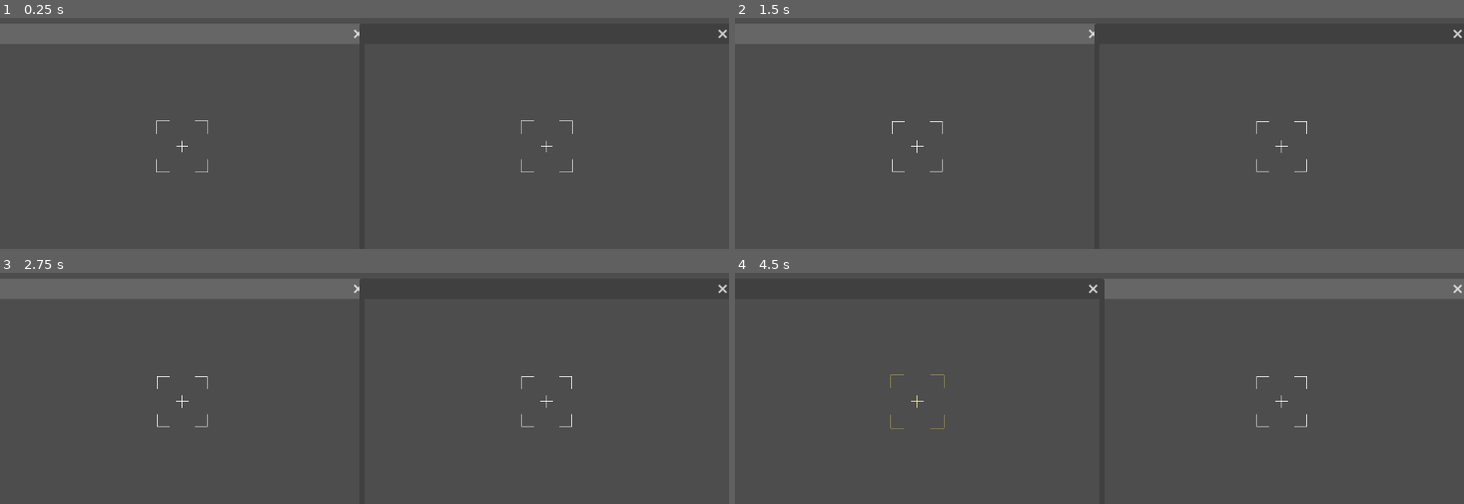
Above: before the commit, frames 1-4 (two rows, left to right).
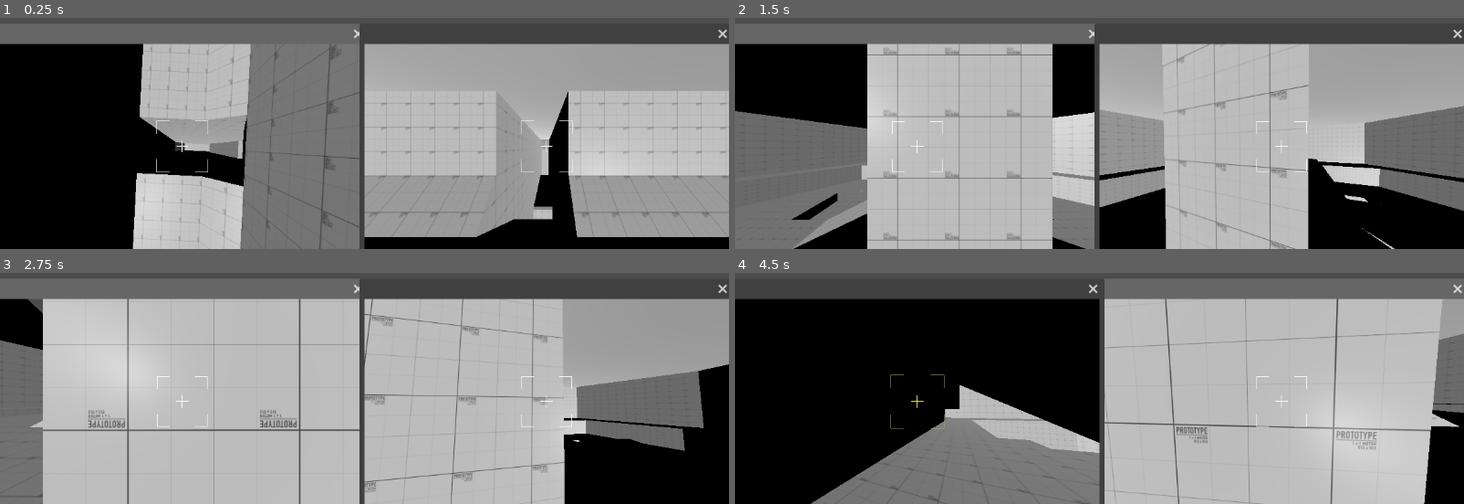
Above: after the commit, the same moments.

Repository: TuniTem/GGJ-2026-cutout
Game: Godot game, scene res://scenes/mp_scene.tscn
Same seed, same stepped clock (60 frames per second), same inputs: the game is played once before the commit and once after it. This scene is started directly instead of the project's main scene.
Inputs (mouse positions are in pixels of both pictures, inside the frame that each line leads up to):
- Up to frame 1 (0.25 s): no input
- Up to frame 2 (1.5 s): move the mouse to (1135, 43) at 0.52 s; hold Mouse wheel up (grow) 0.53-1.28 s; hold W (forward) from 0.53 s (still down); tap Space (jump) at 0.77 s; move the mouse to (1063, 45) at 1.27 s; tap Mouse wheel down (hole) at 1.35 s
- Up to frame 3 (2.75 s): keep holding W (forward); tap Space (jump) at 1.52 s; move the mouse to (379, 291) at 2.02 s; hold Ctrl (movement_ctrl) from 2.03 s (still down)
- Up to frame 4 (4.5 s): keep holding W (forward); tap Enter at 2.75 s; move the mouse to (1092, 305) at 2.77 s; release Ctrl (movement_ctrl) at 2.78 s; click (1092, 305) at 2.85 s; tap Space (jump) at 3.02, 3.77 s; move the mouse to (1150, 303) at 3.52 s; hold Shift (slide) 3.53-4.28 s; move the mouse to (1041, 293) at 4.27 s; right-click (1041, 293) at 4.35 s

The runs differ from the first frame. In frame 1, 87% of the frame differs, in the area x 0-100%, y 11-100%; in frame 2, 87%; in frame 3, 87%; in frame 4, 88%.
Error before the commit: Cannot call method 'add_child' on a null value. (res://entities/player/player.gd:321)

Commit message:
Got game winning working on all windows

Diff:
--- a/manager/splitscreen_manager.gd
+++ b/manager/splitscreen_manager.gd
@@ -9,17 +9,43 @@
 	preload("uid://hsqifgs8wgiq")
 ]
 
-@export var USE_SUBWINDOWS = false
-
 @onready
 var GRID_CONTAINER = $GridContainer
 
+var windows = []
+
 func _init() -> void:
 	Signals.start_splitscreen.connect(_on_start_splitscreen)
+	Signals.game_win.connect(_on_game_win)
 	pass
 
 func _ready() -> void:
 	Signals.start_splitscreen.emit(Global.player_count, Global.use_subwindows)
+
+func _on_game_win():
+	#Delete all players
+	for player in Global.players:
+		player.queue_free()
+
+	if(!Global.use_subwindows):
+		get_tree().change_scene_to_packed(GameManger.WINSCREEN)
+		return
+		pass
+
+	#load up the scene on to all windows
+	for window in windows:
+		var winscreen = GameManger.WINSCREEN.instantiate()
+		window.add_child(winscreen)
+		# * 1.65 to get to 1920 x 1080
+		# We are gonna scale based on y
+		window.size_changed.connect(
+			func():
+				winscreen.scale = Vector2.ONE * (window.size.x / 1920) * 1.65)
+		#we need to scale to the size of the window
+		await get_tree().process_frame #hella jank
+		winscreen.scale = Vector2.ONE * (window.size.x / 1920.) * 1.65
+		pass
+	pass
 
 func _on_start_splitscreen(player_count : int, use_subwindows : bool) -> void:
 	if use_subwindows:
@@ -54,6 +80,7 @@
 func setup_windows():
 	var resolution = DisplayServer.window_get_size()
 	var window = Window.new()
+	windows.append(window)
 	self.add_child(window)
 	var player : Player = GameManger.spawn_player(Vector3.ZERO, window)
 	var player_number = Global.get_player_number(player)
--- a/scenes/mp_scene.tscn
+++ b/scenes/mp_scene.tscn
@@ -1,10 +1,10 @@
 [gd_scene format=3 uid="uid://byp58l38dnlxb"]
 
-[ext_resource type="PackedScene" uid="uid://d0sycf6dgpbe2" path="res://scenes/splitscreen_view.tscn" id="1_jbumb"]
-[ext_resource type="PackedScene" uid="uid://cp4ywxm8j1i80" path="res://scenes/battleground_inherited.tscn" id="2_kfwv2"]
+[ext_resource type="PackedScene" uid="uid://br3ejq365j4ot" path="res://scenes/splitscreen_view.tscn" id="1_jbumb"]
+[ext_resource type="PackedScene" uid="uid://c2gi6vj24lt6m" path="res://enviroments/battle_ground/battleground.tscn" id="2_f8uj3"]
 
 [node name="2PlayerTest" type="Node" unique_id=945481117]
 
 [node name="SplitscreenView" parent="." unique_id=926730743 instance=ExtResource("1_jbumb")]
 
-[node name="Node3D" parent="." unique_id=996328523 instance=ExtResource("2_kfwv2")]
+[node name="BattleGround" parent="." unique_id=996328523 instance=ExtResource("2_f8uj3")]
--- a/singletons/game_manger.gd
+++ b/singletons/game_manger.gd
@@ -1,36 +1,38 @@
 extends Node
-
-const USING_KEEB : bool = true
-var used_keeb : bool = false
 
 const BASE_PLAYER = preload("uid://4mrowe64i7fu")
 const CROSSHAIR = preload("uid://dvmggulbuak6s")
+const WINSCREEN = preload("uid://crekgrf0q0tww")
+
 var spawnpoints : Array[Vector3]
 
 var scoreboard : Array[int]
 
+@export_category("Add Point")
+@export var add_point : bool :
+	set(value):
+		Signals.player_died.emit(Global.Team.Light)
+
 func _init():
 	Signals.player_died.connect(_on_player_died)
+	scoreboard = [0, 0]
 	pass
 
-func _on_player_died():
+func _on_player_died(team : Global.Team):
+	scoreboard[team - 1]+=1
+	print("new score is " + str(scoreboard[0]) + " vs " + str(scoreboard[1]))
 	check_if_win()
 	pass
 
 func check_if_win():
-	for i in range(scoreboard):
+	for i in len(scoreboard):
 		if scoreboard[i] > Global.max_score:
-
-			Signals.game_win.emit(i) #Team 0 is light, 1 is Dark
+			Global.winner = Global.Team.None + i
+			Signals.game_win.emit()
 			pass
 	pass
 
 func spawn_player(spawnpoint : Vector3, parent : Node) -> Player:
 	var player = BASE_PLAYER.instantiate() as Player
-	if USING_KEEB and not used_keeb:
-		player.using_controller = false
-		used_keeb = true
-
-
 	parent.add_child(player)
 	return player
--- a/singletons/global.gd
+++ b/singletons/global.gd
@@ -4,7 +4,6 @@
 	HIGH_VELOCITY,
 	LOW_VELOCITY
 }
-
 
 var projectile_parent : Node3D
 
Not shown: 1 places in scenes/splitscreen_view.tscn that only renumber resources
